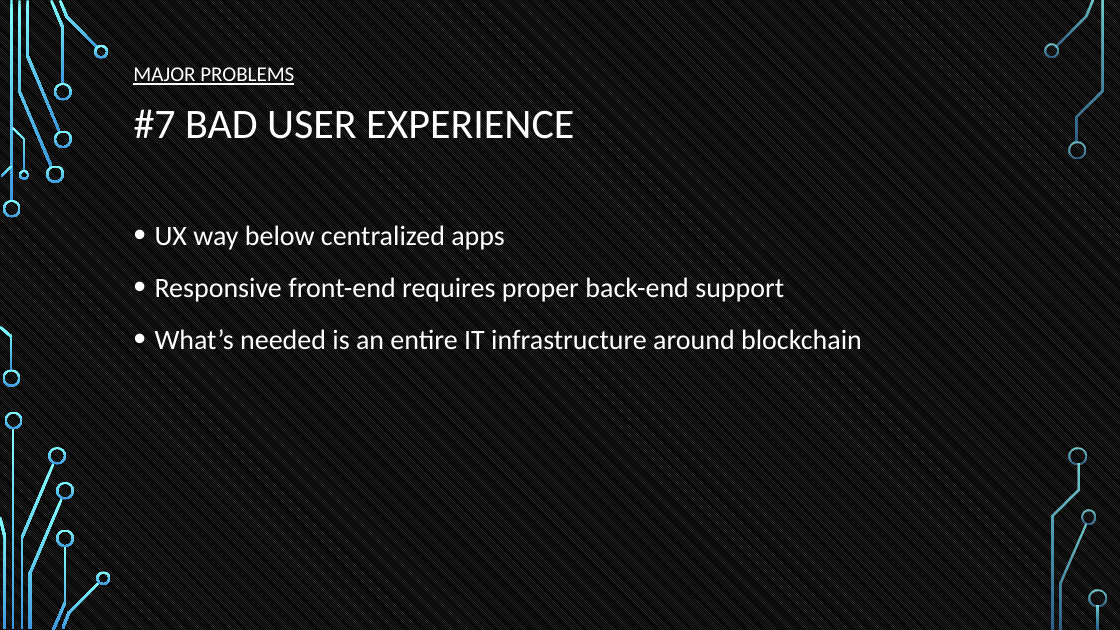
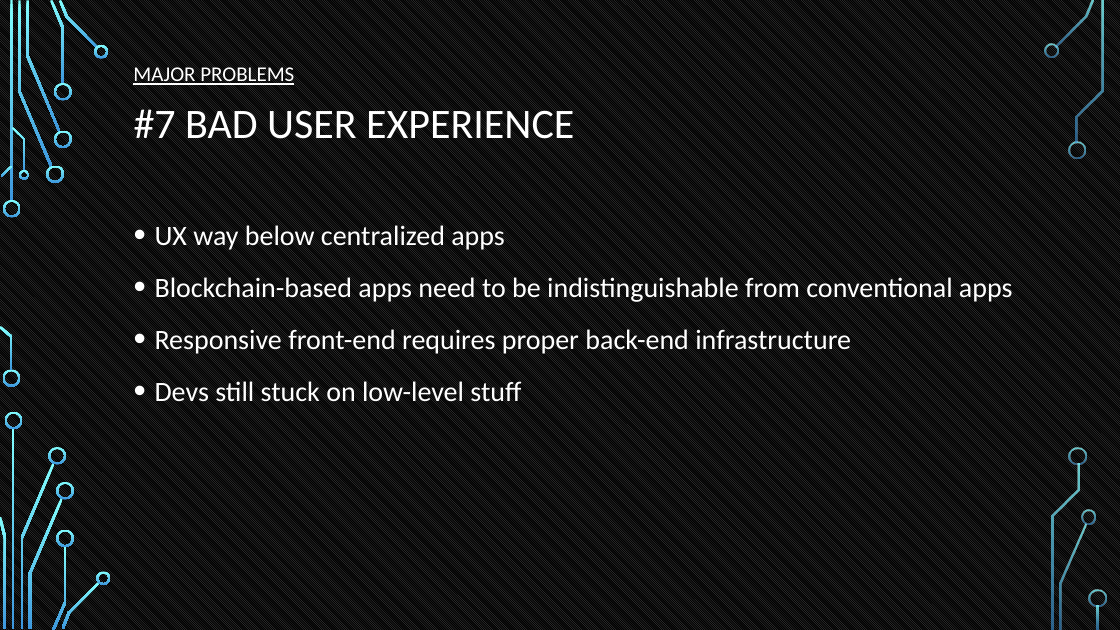
Before and after one commit to tokenika/tokenika.github.io, a slide deck: slide 17 of WarsawBlock.pptx. Drawn at 1120x630 pixels with LibreOffice and Linux fonts; fonts in the diff are those of the drawing; background and template pictures are left out. Boxes give left, top, right and bottom in pixels: in the first picture for what was removed or moved away, otherwise in the second. Text is boxed around its words. In the diff, an @@ line names an element or a change of style, - is before the commit and + after.

```diff
--- a/WarsawBlock.pptx
+++ b/WarsawBlock.pptx
@@ text at [155,277,1013,402]: text changed @@
-• Responsive front-end requires proper back-end support
-• What’s needed is an entire IT infrastructure around blockchain
+• Blockchain-based apps need to be indistinguishable from conventional apps
+• Responsive front-end requires proper back-end infrastructure
+• Devs still stuck on low-level stuff
```
Also in this commit, not shown: 15 other slides changed, 1 slide added, 3 other files.
